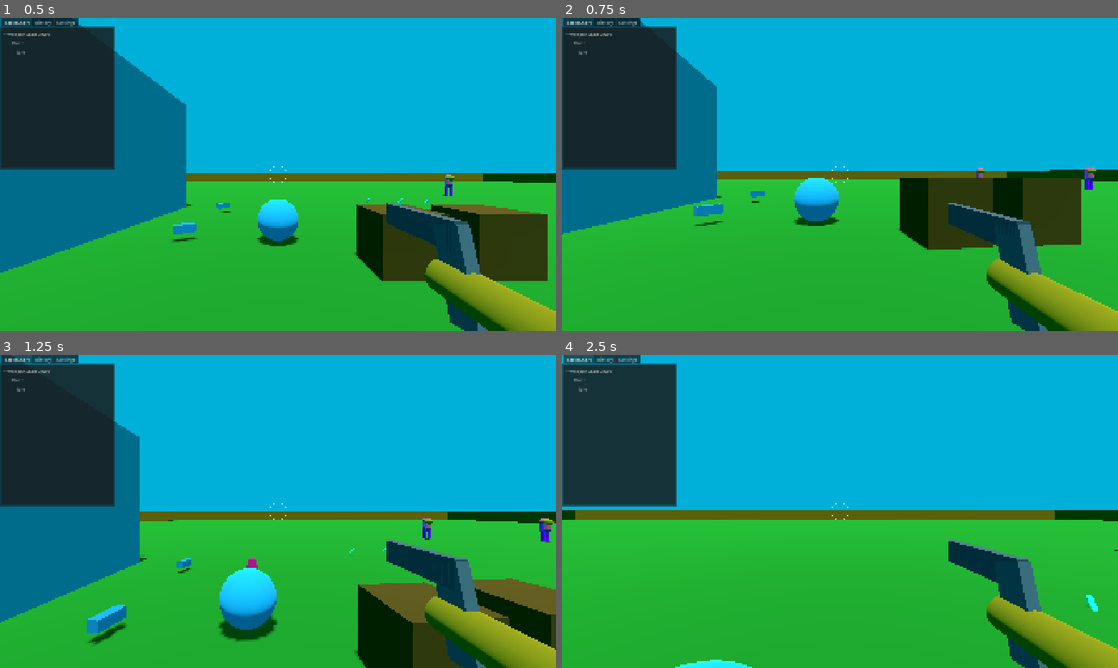
Above: before the commit, frames 1-4 (two rows, left to right).
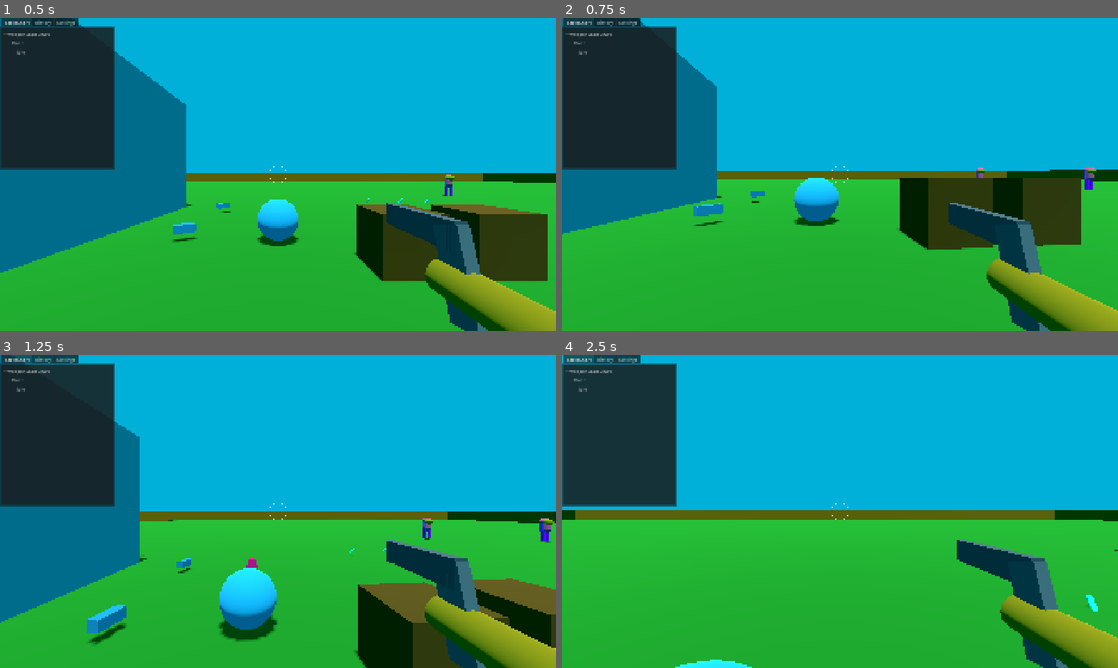
Above: after the commit, the same moments.

Repository: janisl/rpg-core
Game: Godot game, scene res://systems/main_scene.tscn
Same seed, same stepped clock (60 frames per second), same inputs: the game is played once before the commit and once after it.
Inputs (mouse positions are in pixels of both pictures, inside the frame that each line leads up to):
- Up to frame 1 (0.5 s): no input
- Up to frame 2 (0.75 s): move the mouse to (867, 174) at 0.52 s; hold W (forward) from 0.53 s (still down); hold Shift (crouch) from 0.53 s (still down)
- Up to frame 3 (1.25 s): keep holding W (forward); keep holding Shift (crouch); tap Space (jump) at 0.77 s
- Up to frame 4 (2.5 s): keep holding W (forward); move the mouse to (812, 511) at 1.27 s; release Shift (crouch) at 1.28 s; click (812, 511) at 1.35 s; tap Space (jump) at 1.52 s; move the mouse to (851, 505) at 2.02 s; hold Ctrl (sprint) from 2.03 s (still down)

Frame 1 is identical in both runs. In frame 2, 0.2% of the frame differs, in the area x 69-100%, y 59-100%; in frame 3, less than 0.1%; in frame 4, 4.5%.

Commit message:
Weapon bob.

Diff:
--- a/actors/player/components/camera_effects.gd
+++ b/actors/player/components/camera_effects.gd
@@ -47,7 +47,7 @@
 
 var _screen_shake_tween: Tween
 
-var _step_timer := 0.0
+var step_timer := 0.0
 
 var _swimmable_areas: Array[Area3D]
 
@@ -97,11 +97,11 @@
 
 	var speed = Vector2(velocity.x, velocity.z).length()
 	if speed > 0.1 and player.is_on_floor():
-		_step_timer += delta * (speed / bob_frequency)
-		_step_timer = fmod(_step_timer, 1.0)
+		step_timer += delta * (speed / bob_frequency)
+		step_timer = fmod(step_timer, 1.0)
 	else:
-		_step_timer = 0.0
-	var bob_sin = sin(_step_timer * 2.0 * PI) * 0.5
+		step_timer = 0.0
+	var bob_sin = sin(step_timer * 2.0 * PI) * 0.5
 
 	var angles := Vector3.ZERO
 	var offset := Vector3.ZERO
--- a/actors/player/components/weapon_controller.gd
+++ b/actors/player/components/weapon_controller.gd
@@ -3,7 +3,7 @@
 
 @export_group("References")
 @export var player: Player
-@export var camera: Camera3D
+@export var camera: CameraEffects
 @export var weapon_model_parent: Node3D
 @export var weapon_state_chart: StateChart
 
@@ -30,6 +30,13 @@
 @export var strafe_tilt_stiffness := 80.0
 @export var strafe_tilt_damping := 10.0
 
+@export_group("Weapon bob")
+@export var bob_enabled := true
+@export var bob_amplitude := Vector2(0.02, 0.012)
+@export var bob_max_speed := 10.0
+@export var bob_stiffness := 60.0
+@export var bob_damping := 10.0
+
 var current_weapon: Weapon
 var current_weapon_model: Node3D
 var animation_player: AnimationPlayer
@@ -50,6 +57,11 @@
 var _strafe_tilt := 0.0
 var _strafe_tilt_vel := 0.0
 
+var _bob_x := 0.0
+var _bob_y := 0.0
+var _bob_x_vel := 0.0
+var _bob_y_vel := 0.0
+
 
 func _process(delta: float) -> void:
 	if fire_rate_timer > 0.0:
@@ -103,6 +115,10 @@
 	current_weapon_model.position = current_weapon.weapon_position
 	base_weapon_position = current_weapon.weapon_position
 	animation_player = current_weapon_model.get_node("AnimationPlayer")
+	_bob_x = 0
+	_bob_y = 0
+	_bob_x_vel = 0
+	_bob_y_vel = 0
 
 
 func _perform_hit_scan() -> void:
@@ -185,11 +201,13 @@
 func _apply_offsets(delta: float) -> void:
 	var idle_offset := _update_idle_sway(delta)
 	var look_offset := _update_look_sway(delta)
+	var bob_offset := _update_bob(delta)
 
 	var strafe_tilt = _update_strafe_tilt(delta)
 
-	current_weapon_model.position = base_weapon_position + idle_offset + look_offset
+	current_weapon_model.position = base_weapon_position + idle_offset + look_offset + bob_offset
 	current_weapon_model.rotation = Vector3(0.0, 0.0, strafe_tilt)
+
 
 func _update_idle_sway(delta: float) -> Vector3:
 	if not idle_sway_enabled or not current_weapon_model:
@@ -248,7 +266,7 @@
 	rot_delta.z = 0.0
 
 	var interp_speed := (1.0 / delta) / look_lag_dividor
-	_cam_rot_rate = _cam_rot_rate.lerp(rot_delta, clamp(interp_speed * delta, 0.0, 1.0))
+	_cam_rot_rate = _cam_rot_rate.lerp(rot_delta, clampf(interp_speed * delta, 0.0, 1.0))
 
 	var norm_pitch := _cam_rot_rate.x / look_lag_rot_max if look_lag_rot_max > 0.0 else 0.0
 	var norm_yaw := _cam_rot_rate.y / look_lag_rot_max if look_lag_rot_max > 0.0 else 0.0
@@ -272,7 +290,7 @@
 
 	var lateral_fraction: float = abs(xz.x) / xz_speed if xz_speed > 0.1 else 0.0
 
-	var tilt_target = clamp(
+	var tilt_target = clampf(
 			-local_velocity.x * lateral_fraction * strafe_tilt_scale,
 			-strafe_tilt_max,
 			strafe_tilt_max
@@ -290,3 +308,31 @@
 	_strafe_tilt_vel = result.y
 
 	return _strafe_tilt
+
+
+func _update_bob(delta: float) -> Vector3:
+	if not bob_enabled or not current_weapon_model or not camera or not player:
+		return Vector3.ZERO
+
+	var phase := camera.step_timer
+	var speed := Vector2(player.velocity.x, player.velocity.z).length()
+
+	var target_x := 0.0
+	var target_y := 0.0
+
+	if speed >= 0.1:
+		var speed_factor := clampf(speed / bob_max_speed, 0.0, 1.0)
+		var angle := phase * TAU
+
+		target_x = sin(angle) * bob_amplitude.x * speed_factor
+		target_y = sin(angle * 2.0) * bob_amplitude.y * speed_factor
+
+	var result_x := SpringUtil.apply(_bob_x, _bob_x_vel, target_x, bob_stiffness, bob_damping, delta)
+	_bob_x = result_x.x
+	_bob_x_vel = result_x.y
+
+	var result_y := SpringUtil.apply(_bob_y, _bob_y_vel, target_y, bob_stiffness, bob_damping, delta)
+	_bob_y = result_y.x
+	_bob_y_vel = result_y.y
+
+	return Vector3(_bob_x, _bob_y, 0.0)
